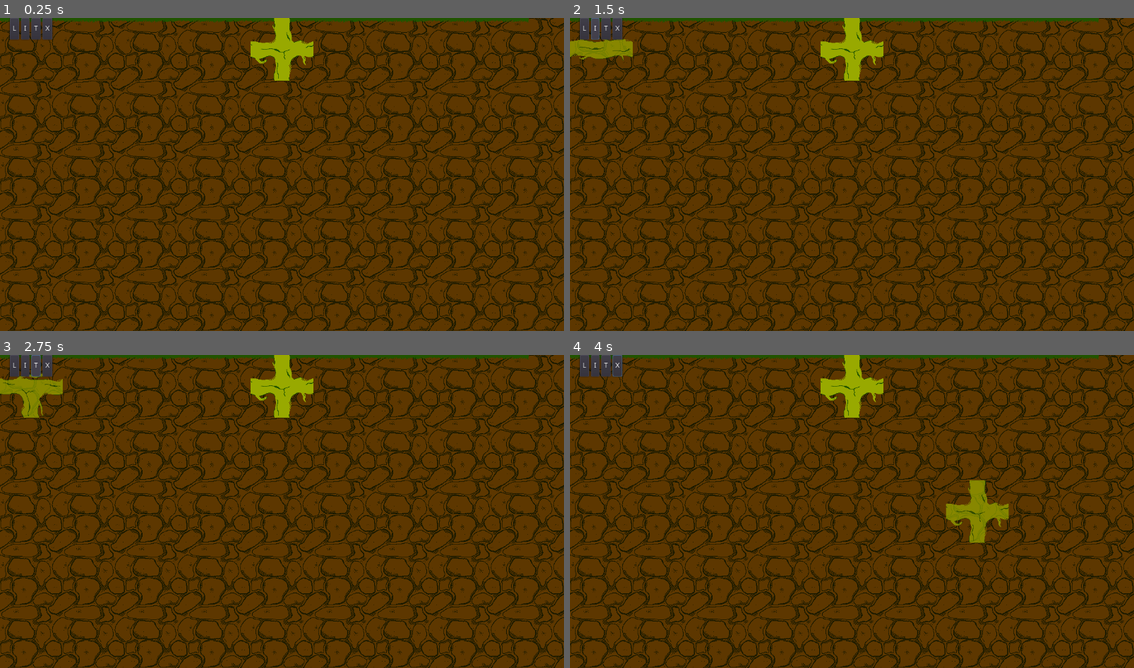
Above: before the commit, frames 1-4 (two rows, left to right).
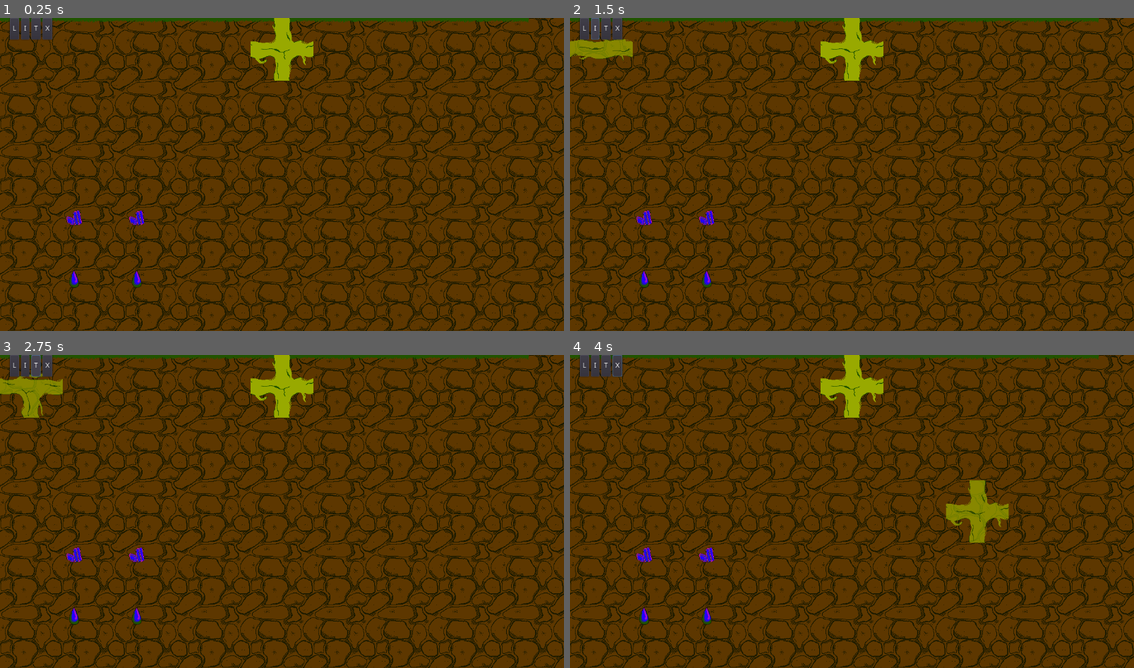
Above: after the commit, the same moments.

Repository: JuhoHeiskanen/fgj2023
Game: Godot game, scene res://RootBuilderScene.tscn
Two runs of this game, one before a commit and one after it. Both use one fixed random seed, a clock stepped at 60 frames per second and the inputs below. This scene is started directly instead of the project's main scene.
Inputs (mouse positions are in pixels of both pictures, inside the frame that each line leads up to):
- Up to frame 1 (0.25 s): no input
- Up to frame 2 (1.5 s): click "L" at 0.5 s; click "I" at 1.25 s
- Up to frame 3 (2.75 s): click "T" at 2 s
- Up to frame 4 (4 s): click "X" at 2.75 s; move the mouse to (976, 495) at 3.52 s; press the mouse at (976, 495) at 3.53 s; hold D (strafe_right) from 3.53 s (still down)

The runs differ from the first frame. In frame 1, 0.3% of the frame differs, in the area x 11-26%, y 61-87%; in frame 2, 0.3%; in frame 3, 0.3%; in frame 4, 0.3%.

Commit message:
Resource generation

Diff:
--- a/MouseInputController.gd
+++ b/MouseInputController.gd
@@ -94,7 +94,6 @@
 
 	# This should go through the 4 surrounding cells: above, right, under, left
 	var valid = false
-	#var surrounding_cells = []
 	var newtile_bitmask = get_rotated_tile_bitmap(int(active_tile / Globals.TILE_INDEX_OFFSET), tile_rotation)
 
 	print("New tile bitmask: ", newtile_bitmask)
--- a/RootBuilderScene.tscn
+++ b/RootBuilderScene.tscn
@@ -103,6 +103,57 @@
 margin_bottom = 44.0
 text = "X"
 
+[node name="CanvasLayer" type="CanvasLayer" parent="."]
+layer = -1
+follow_viewport_enable = true
+
+[node name="Control" type="Control" parent="CanvasLayer"]
+margin_right = 1022.0
+margin_bottom = 599.0
+
+[node name="LevelContainer" type="Node2D" parent="CanvasLayer/Control"]
+
+[node name="BackgroundSprite" type="Sprite" parent="CanvasLayer/Control/LevelContainer"]
+position = Vector2( 540, 1000 )
+texture = ExtResource( 4 )
+region_enabled = true
+region_rect = Rect2( 0, 0, 1080, 2000 )
+
+[node name="Grass" type="Sprite" parent="CanvasLayer/Control/LevelContainer"]
+texture = ExtResource( 9 )
+offset = Vector2( 540, -40 )
+region_enabled = true
+region_rect = Rect2( 0, 0, 1080, 128 )
+
+[node name="TileMap" type="TileMap" parent="CanvasLayer/Control/LevelContainer"]
+tile_set = ExtResource( 1 )
+cell_size = Vector2( 128, 128 )
+cell_quadrant_size = 128
+cell_y_sort = true
+centered_textures = true
+format = 1
+tile_data = PoolIntArray( 4, 12, 0 )
+script = ExtResource( 3 )
+
+[node name="Birb" type="AnimatedSprite" parent="CanvasLayer/Control/LevelContainer"]
+position = Vector2( -323, -150 )
+frames = SubResource( 3 )
+playing = true
+offset = Vector2( 464, 19 )
+flip_h = true
+
+[node name="Birb2" type="AnimatedSprite" parent="CanvasLayer/Control/LevelContainer"]
+position = Vector2( 427, -151 )
+frames = SubResource( 3 )
+playing = true
+offset = Vector2( 464, 19 )
+
+[node name="TilePreview" type="Sprite" parent="CanvasLayer/Control/LevelContainer"]
+modulate = Color( 1, 1, 1, 0.7 )
+position = Vector2( -191, 94 )
+texture = ExtResource( 8 )
+script = ExtResource( 7 )
+
 [connection signal="pressed" from="HBoxContainer/ButtonL" to="." method="_on_ButtonL_pressed"]
 [connection signal="pressed" from="HBoxContainer/ButtonI" to="." method="_on_ButtonI_pressed"]
 [connection signal="pressed" from="HBoxContainer/ButtonT" to="." method="_on_ButtonT_pressed"]
--- a/Scripts/TileMap.gd
+++ b/Scripts/TileMap.gd
@@ -1,21 +1,72 @@
 extends TileMap
 
-const initial_tiles_x = 10
-const initial_tiles_y = 40
+const RESOURCE_NONE = 1
+const RESOURCE_CALC = 2
+const RESOURCE_IRON = 3
+const RESOURCE_WATER = 4
+
+const GENERATION_RANGE_X = 15
+const GENERATION_RANGE_Y = 40
+
+var RES_TEXTURE_WATER = load("res://Resources/3d_sprites/water.png")
+var RES_TEXTURE_IRON = load("res://Resources/3d_sprites/iron.png")
+var RES_TEXTURE_CALC = load("res://Resources/3d_sprites/calcium.png")
+
+var resource_map = [];
 
 # Called when the node enters the scene tree for the first time.
 func _ready():
-	pass
-	# print("Initializing Tilemap")
-	# for x in range(0, initial_tiles_x):
-	# 	for y in range(0, initial_tiles_y):
-	# 		self.set_cellv(Vector2(x,y), 0)
+	print("Initializing Tilemap")
 
+	# Randomly generate resources
+	for _y in range(0, GENERATION_RANGE_X):
+		var row = []
+		for _x in range(0, GENERATION_RANGE_Y):
+			var res = roll_resource()
+			row.append(res if _y > 1 else RESOURCE_NONE)
+		resource_map.append(row)
+
+	spawn_resource_sprites()
+
+func spawn_resource_sprites():
+	for y in resource_map.size():
+		var row = resource_map[y]
+		for x in row:
+			var res = row[x]
+			if res == RESOURCE_NONE:
+				continue
+
+			var sprite = Sprite.new()
+			sprite.scale = Vector2(0.7, 0.7)
+			match res:
+				RESOURCE_WATER:
+					sprite.texture = RES_TEXTURE_WATER
+				RESOURCE_CALC:
+					sprite.texture = RES_TEXTURE_CALC
+				RESOURCE_IRON:
+					sprite.texture = RES_TEXTURE_IRON
+
+			var cell_pos = map_to_world(Vector2(x, y))
+			sprite.position = cell_pos
+			sprite.centered = false
+			add_child(sprite)
+
+
+func roll_resource():
+	var val = randf()
+
+	if val < 0.1:
+		return RESOURCE_CALC
+	elif val < 0.2:
+		return RESOURCE_IRON
+	elif val < 0.3:
+		return RESOURCE_WATER
+	else:
+		return RESOURCE_NONE
 
 func _input(event: InputEvent):
 	if event is InputEventKey and event.pressed and event.scancode == KEY_SPACE:
 		var data = serialize_tilemap()
-
 
 		var root = get_tree().get_root()
 		var current_scene = root.get_child(root.get_child_count() - 1)
@@ -46,7 +97,9 @@
 			var initial_bitmask = [Globals.BITMASK_I, Globals.BITMASK_L, Globals.BITMASK_T, Globals.BITMASK_X][cell_type]
 
 			var bitmask = ((initial_bitmask << rotation) | (initial_bitmask >> (4 - rotation))) & 0b1111
-			var data = [1 , bitmask]
+
+			var tile_resource = resource_map[x][y]
+			var data = [tile_resource , bitmask]
 			row.append(data)
 		output.append(row)
 
--- a/project.godot
+++ b/project.godot
@@ -16,8 +16,8 @@
 
 [autoload]
 
-Resources="*res://Scripts/Resources.gd"
 Globals="*res://Scripts/Globals.gd"
+Resources="*res://Prefabs/Resources.gd"
 
 [display]
 
